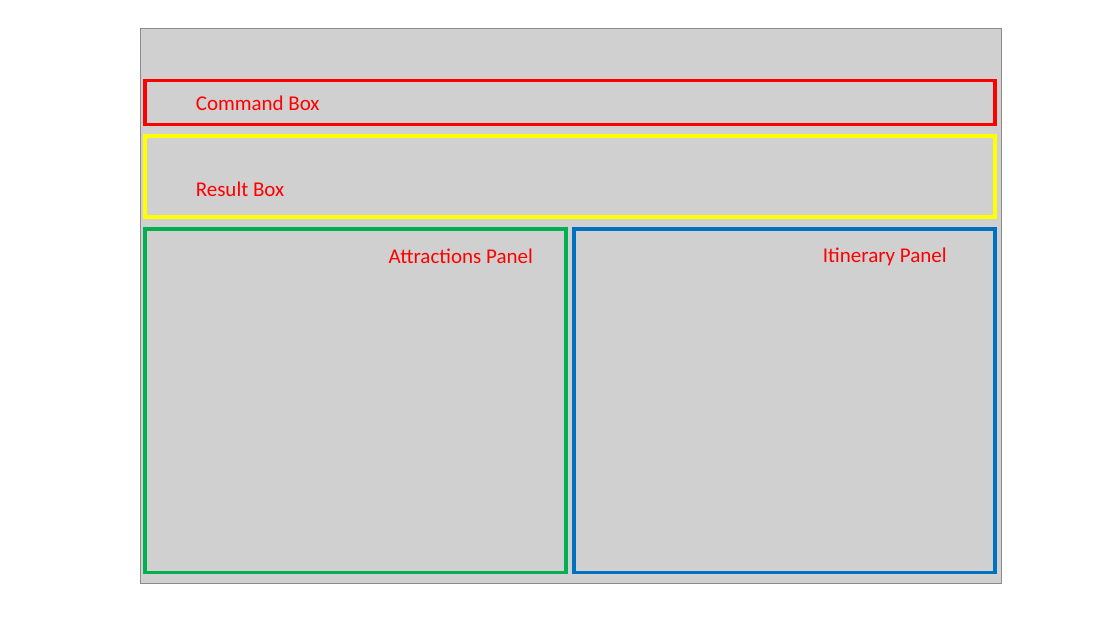
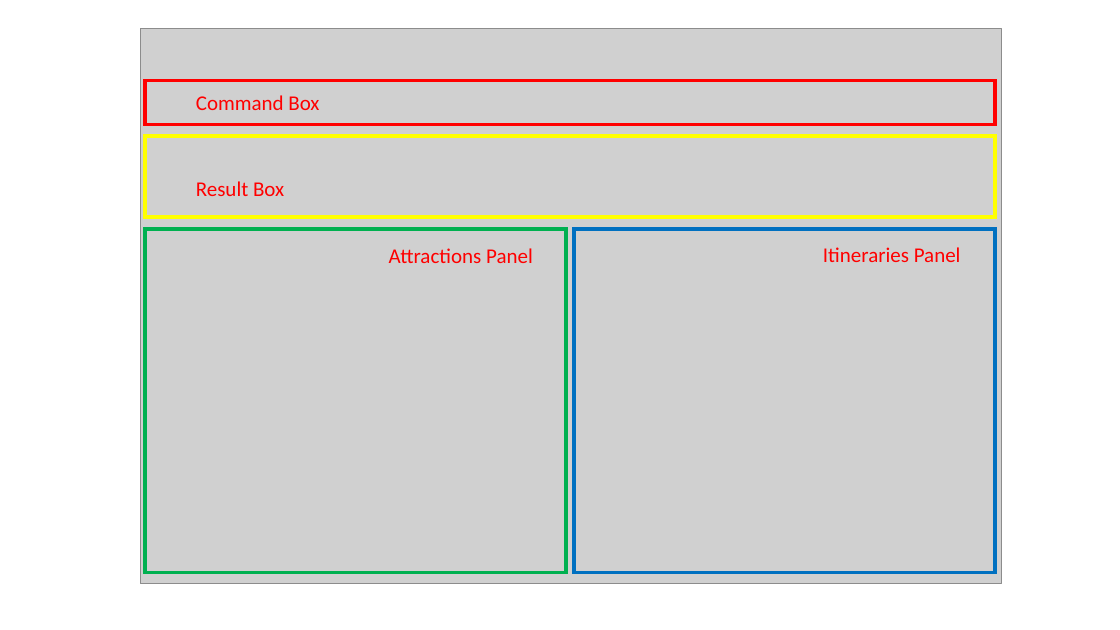
Before and after one commit to yuxuanxc/tp, a slide deck: slide 1 of docs/images/userguideimages/Powerpoints/User Guide Ui-Labelled.pptx. Drawn at 1120x630 pixels with LibreOffice and Linux fonts; fonts in the diff are those of the drawing; grey boxes stand for pictures. Boxes give left, top, right and bottom in pixels: in the first picture for what was removed or moved away, otherwise in the second. Text is boxed around its words. In the diff, an @@ line names an element or a change of style, - is before the commit and + after.

Commit message:
Change to itineraries

```diff
--- a/docs/images/userguideimages/Powerpoints/User Guide Ui-Labelled.pptx
+++ b/docs/images/userguideimages/Powerpoints/User Guide Ui-Labelled.pptx
@@ text at box(823, 247, 961, 262): text changed @@
-Itinerary Panel
+Itineraries Panel
```
Also in this commit, not shown: 1 other file.
